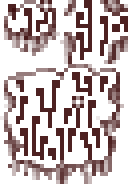
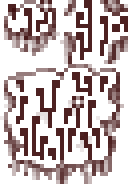
Before/after of a 128px x 192px layered artwork. What changed in the layer stack:
added layer "pockmarks" (25%) above "Right Edge Test\" over [left=36, top=100, right=92, bottom=152]
